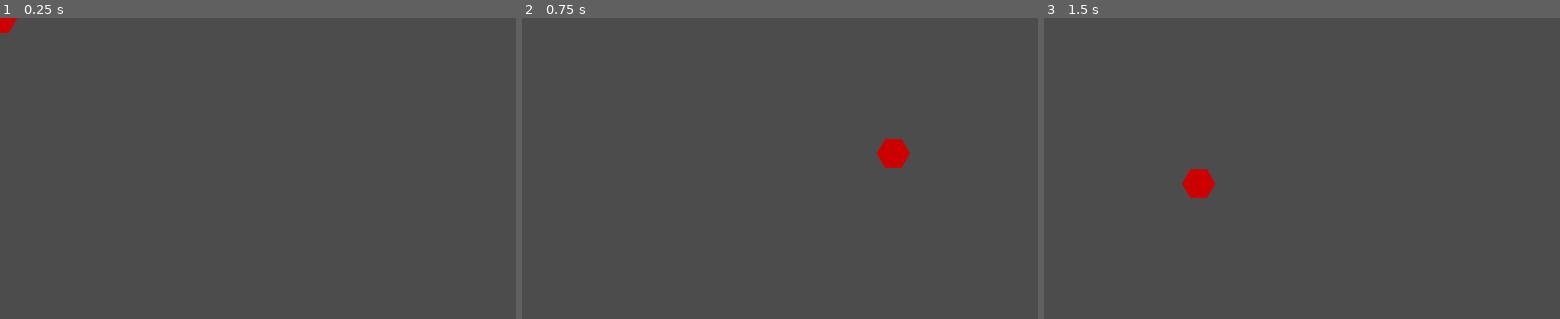
Above: before the commit, frames 1-3 (left to right).
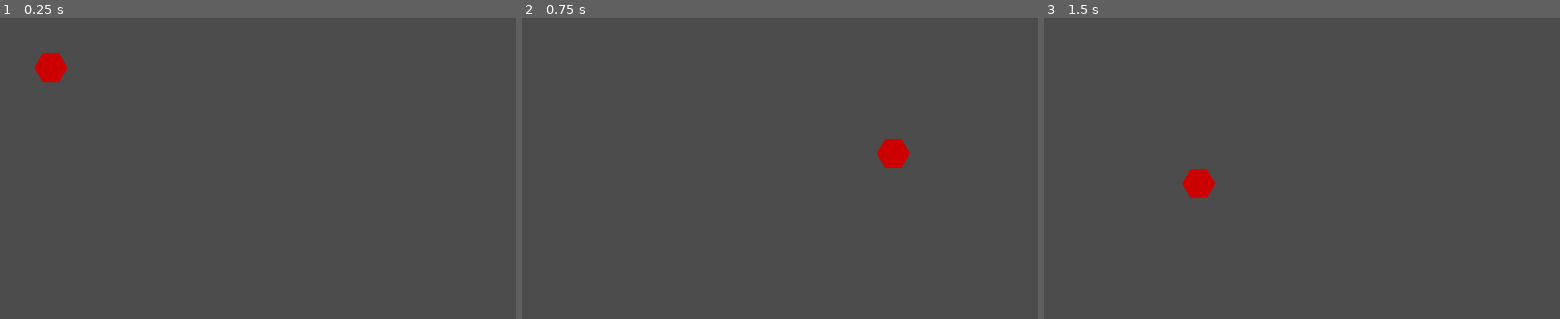
Above: after the commit, the same moments.

Repository: F3lixitas/pousse_pousse_nain
Game: Godot game, scene res://scenes/Scene_prototype.tscn
Two runs of this game, one before a commit and one after it. Both use one fixed random seed, a clock stepped at 60 frames per second and the inputs below.
Inputs (mouse positions are in pixels of both pictures, inside the frame that each line leads up to):
- Up to frame 1 (0.25 s): no input
- Up to frame 2 (0.75 s): tap Enter at 0.5 s; move the mouse to (893, 153) at 0.52 s; click (893, 153) at 0.67 s
- Up to frame 3 (1.5 s): tap Space at 1.25 s; move the mouse to (1198, 183) at 1.27 s; click (1198, 183) at 1.42 s

The runs differ from the first frame. In frame 1, 0.6% of the frame differs, in the area x 0-14%, y 0-22%; in frame 2, nothing differs; in frame 3, nothing differs.

Commit message:
déplacement au click

Diff:
--- a/scripts/pion_1_script.gd
+++ b/scripts/pion_1_script.gd
@@ -1,7 +1,7 @@
 extends Sprite
 
-
-func _process(delta):
-	var cursorPos = get_viewport().get_mouse_position()
-	position.x = cursorPos.x
-	position.y = cursorPos.y
+func _input(event):
+	if event is InputEventMouseButton and event.is_pressed():
+		var cursorPos = get_viewport().get_mouse_position()
+		position.x = cursorPos.x
+		position.y = cursorPos.y
Binary file added: images/noeud.png
Not shown, added: images/noeud.png.import
